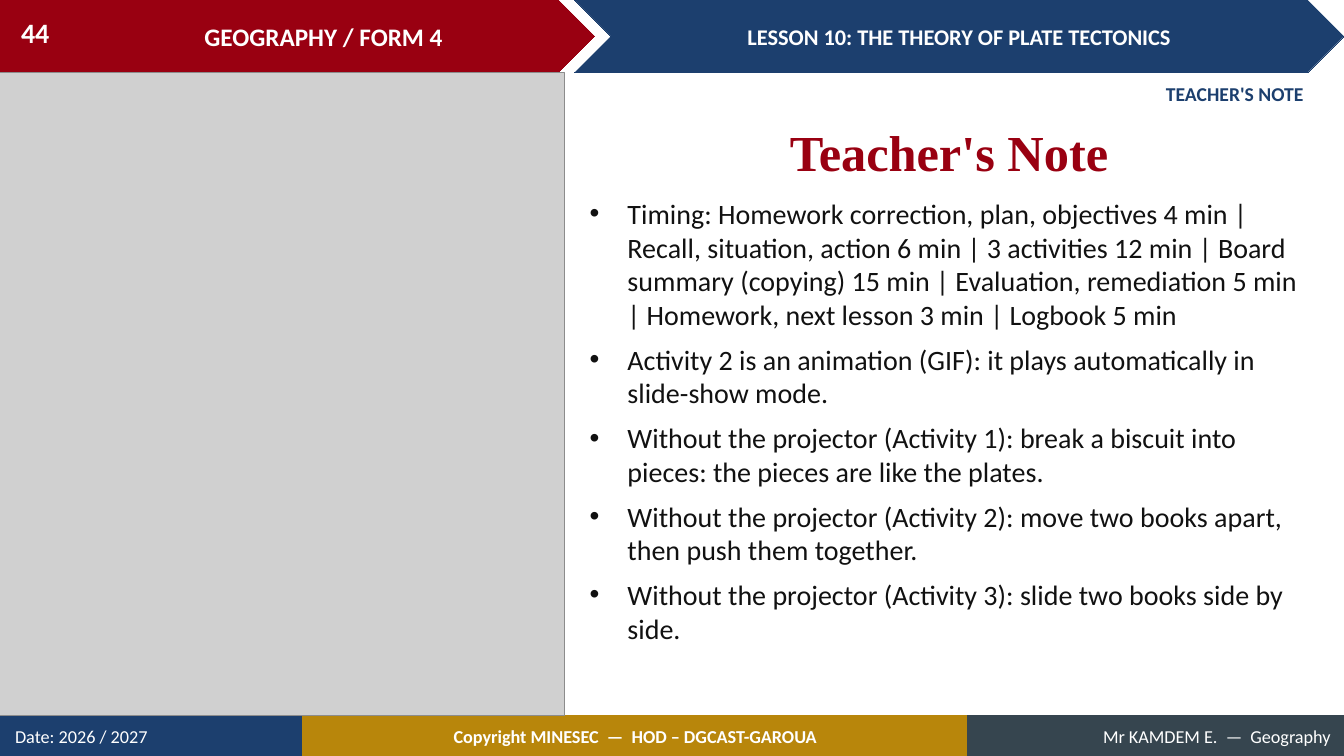
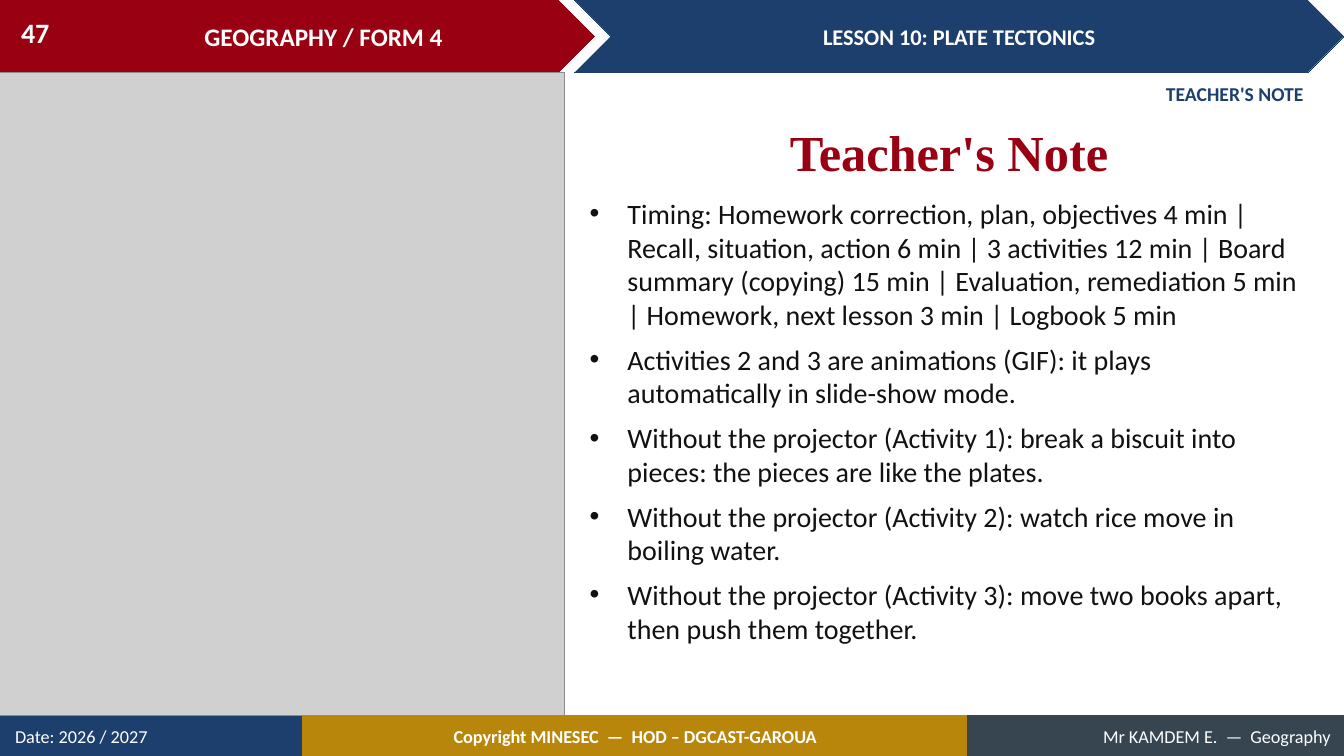
Before and after one commit to Berthautk/linea-github, a slide deck: slide 47 of lecons/F3/13_FORM4_LESSON10_Plate_Tectonics.pptx (slide 44 before the commit). Drawn at 1344x756 pixels with LibreOffice and Linux fonts; fonts in the diff are those of the drawing; grey boxes stand for pictures. Boxes give left, top, right and bottom in pixels: in the first picture for what was removed or moved away, otherwise in the second. Text is boxed around its words. In the diff, an @@ line names an element or a change of style, - is before the commit and + after.

```diff
--- a/lecons/F3/13_FORM4_LESSON10_Plate_Tectonics.pptx
+++ b/lecons/F3/13_FORM4_LESSON10_Plate_Tectonics.pptx
@@ page number at (21,24,49,43): text changed @@
-44
+47
@@ text in chevron at (823,30,1095,45): text changed @@
-LESSON 10: THE THEORY OF PLATE TECTONICS
+LESSON 10: PLATE TECTONICS
@@ text at (627,349,1151,408): text changed @@
-• Activity 2 is an animation (GIF): it plays automatically in slide-show mode.
+• Activities 2 and 3 are animations (GIF): it plays automatically in slide-show mode.
@@ text at (627,506,1282,644): text changed @@
-• Without the projector (Activity 2): move two books apart, then push them together.
-• Without the projector (Activity 3): slide two books side by side.
+• Without the projector (Activity 2): watch rice move in boiling water.
+• Without the projector (Activity 3): move two books apart, then push them together.
```
Also in this commit, not shown: 42 other slides changed, 5 slides added, 2 slides removed, 15 other files.
